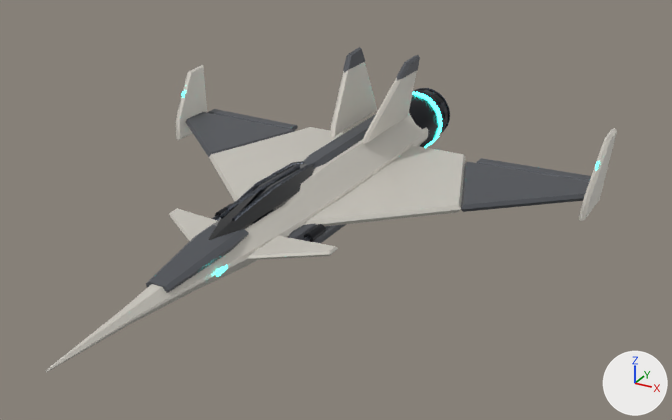
Two versions of the glTF model models/kestrel.glb, one commit apart.
Before and after are seen from a 50 mm camera at (11.55, -19.86, 9.45) aimed at (1.16, -0.97, 0.01). The lights are fixed; the arrows at lower right show +X, +Y and +Z. The older version comes first. Vertices at exactly the same position are counted once.

The scene before the commit, as lines of its bpy script (objects in view):
```python
me_fuselage = bpy.data.meshes.new('fuselage')
me_fuselage.from_pydata(...)  # 3905 vertices, 7380 faces; spans x -6.8..6.8, y -9.8..7.4, z -1.2..2.8
me_fuselage.materials.append(mat_rr_primary)  # light grey #d9d5cc
me_fuselage.materials.append(mat_rr_secondary)  # dark grey #55585e
me_fuselage.materials.append(mat_rr_glass)  # black #06080d
me_fuselage.materials.append(mat_rr_gunmetal)  # dark grey #41464f
me_fuselage.materials.append(mat_rr_white)  # light grey #e3e3e0
me_fuselage.materials.append(mat_rr_dark)  # black #1d1f24
me_fuselage.materials.append(mat_rr_neon)  # cyan #2ef2e0, glowing cyan #31ffec
me_fuselage.materials.append(mat_rr_inner)  # black #0b0c10
me_fuselage.materials.append(mat_rr_metal)  # light grey #b9bec6
me_fuselage.materials.append(mat_rr_warm)  # orange #ffa020, glowing orange #ffa020
me_fuselage.materials.append(mat_rr_core)  # cyan #2ef2e0, glowing cyan #31ffec
ob_ship = bpy.data.objects.new('SHIP', me_fuselage)
ob_ship.location = (0.0, 0.0, 0.0)
```
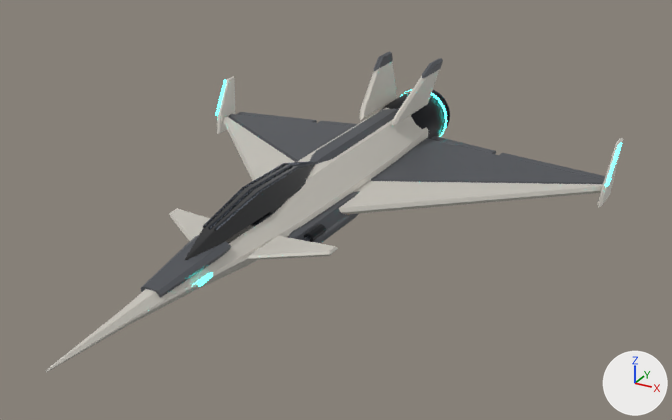
Changed parts and their boxes (x1, y1, x2, y2) in the pictures (672 x 420 px; the box of a moved part takes in the faces that stretch with it):
'SHIP', reshaped: before (46, 47, 617, 372); after (46, 51, 623, 372)
part 1 of me_fuselage, moved or reshaped: before (476, 158, 591, 182); after (500, 153, 605, 180)
part 2 of me_fuselage, moved or reshaped: before (208, 109, 298, 130); after (237, 112, 317, 123)
part 3 of me_fuselage, added (black): after (185, 164, 314, 260)
part 4 of me_fuselage, added: after (214, 163, 316, 230)
part 5 of me_fuselage, added: after (203, 161, 310, 227)
part 6 of me_fuselage, added: after (208, 162, 313, 228)
part 7 of me_fuselage, rebuilt (7% narrower, 6% shorter): before (304, 145, 589, 226); after (339, 138, 604, 214)
part 8 of me_fuselage, rebuilt: before (186, 112, 343, 201); after (223, 114, 353, 181)
part 9 of me_fuselage, deleted (mostly hidden): before (176, 47, 617, 277)
part 10 of me_fuselage, built on: before (146, 93, 437, 293); after (140, 51, 497, 297)
part 11 of me_fuselage, added: after (597, 138, 623, 208)
part 12 of me_fuselage, added: after (215, 76, 235, 134)

The edits, one by one:
me_fuselage is used by ob_ship; location (0.0, 0.0, 0.0).
me_fuselage had 3905 vertices, 7380 faces and spanned x -6.8..6.8, y -9.8..7.4, z -1.2..2.8.
me_fuselage now has 3943 vertices, 7398 faces and spans x -6.7..6.7, y -9.8..7.4, z -1.2..2.3.
me_fuselage part 1: the loose piece of 12 vertices spanning x 3.0..6.4, y 3.8..4.3, z -0.1..0.1 is multiplied about its middle by the matrix ((0.953, -0.02, 0.076), (0.02, 0.956, 0.0), (-0.076, 0.002, 0.953)), then moved by (0.1, 1.5, -0.4).
me_fuselage part 2: the loose piece of 12 vertices spanning x -6.4..-3.0, y 3.8..4.3, z -0.1..0.1 is multiplied about its middle by the matrix ((0.953, 0.02, -0.076), (-0.02, 0.956, 0.0), (0.076, 0.002, 0.953)), then moved by (-0.1, 1.5, -0.4).
me_fuselage part 3: the loose piece of 40 vertices spanning x -0.5..0.5, y -4.8..0.4, z 0.2..0.9 is copied, and the copy is scaled about its middle by (0.988, 1.11, 1.42), then moved by (0.0, -0.5, 0.0); it spans x -0.5..0.5, y -5.6..0.2, z 0.0..1.1.
me_fuselage part 4: the loose piece of 24 vertices spanning x 0.0..0.3, y -4.0..0.4, z 0.6..1.0 is copied, and the copy is scaled about its middle by (0.953, 1.11, 1.35), then moved by (0.0, -0.5, 0.1); it spans x 0.0..0.3, y -4.7..0.2, z 0.7..1.1.
me_fuselage part 5: the loose piece of 24 vertices spanning x -0.3..0.0, y -4.0..0.4, z 0.6..1.0 is copied, and the copy is scaled about its middle by (0.953, 1.11, 1.35), then moved by (0.0, -0.5, 0.1); it spans x -0.3..0.0, y -4.7..0.2, z 0.7..1.1.
me_fuselage part 6: the loose piece of 24 vertices spanning x 0.0..0.3, y -4.0..0.4, z 0.6..1.0 is copied, and the copy is scaled about its middle by (0.0925, 1.11, 1.35), then moved by (-0.1, -0.5, 0.1); it spans x 0.0, y -4.7..0.2, z 0.7..1.1.
me_fuselage part 7: the loose piece of 23 vertices spanning x 0.9..6.5, y -2.2..4.2, z -0.1..0.1 is rebuilt with 22 vertices and now spans x 0.9..6.5, y -1.2..5.4, z -0.6..0.0.
me_fuselage part 8: the loose piece of 23 vertices spanning x -6.5..-0.9, y -2.2..4.2, z -0.1..0.1 is rebuilt with 22 vertices and now spans x -6.5..-0.9, y -1.2..5.4, z -0.6..0.0.
me_fuselage part 9: 21 loose pieces with 992 vertices, spanning x -6.8..6.8, y -5.3..6.4, z -0.8..2.8, are deleted.
me_fuselage part 10: 71 vertices moved from x -2.5..2.5, y -4.6..7.4, z -0.6..0.9 to x -2.5..2.5, y -5.0..7.4, z -0.6..0.9; 377 vertices removed from x -2.5..2.5, y -6.6..4.8, z -1.2..1.0; 1223 vertices added at x -3.0..3.0, y -6.8..6.9, z -1.2..2.3.
me_fuselage part 11: 23 vertices added at x 6.4..6.7, y 4.6..5.8, z -0.9..0.8.
me_fuselage part 12: 23 vertices added at x -6.7..-6.4, y 4.6..5.8, z -0.9..0.8.
Other edits to the shape of me_fuselage do not show in these pictures.
